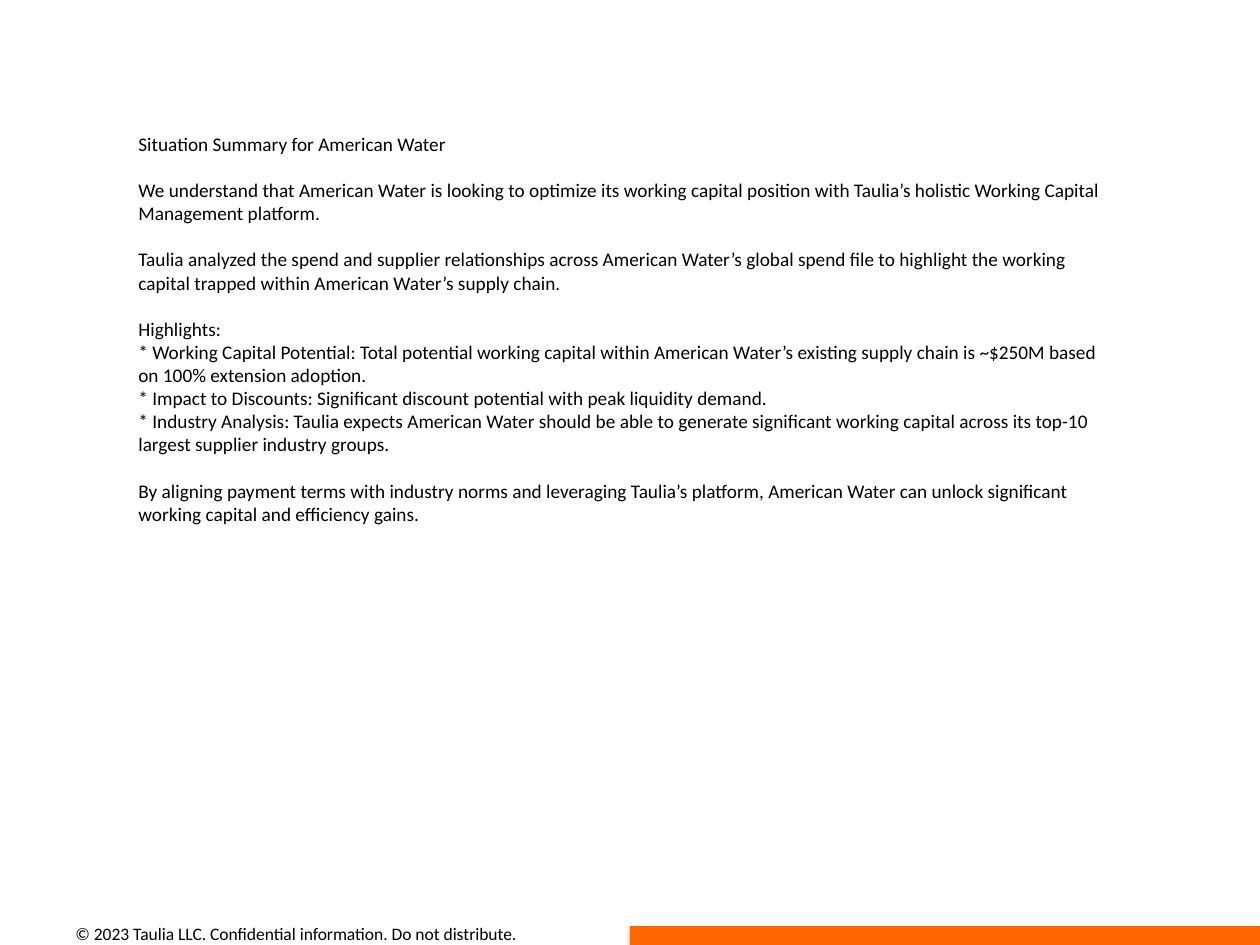
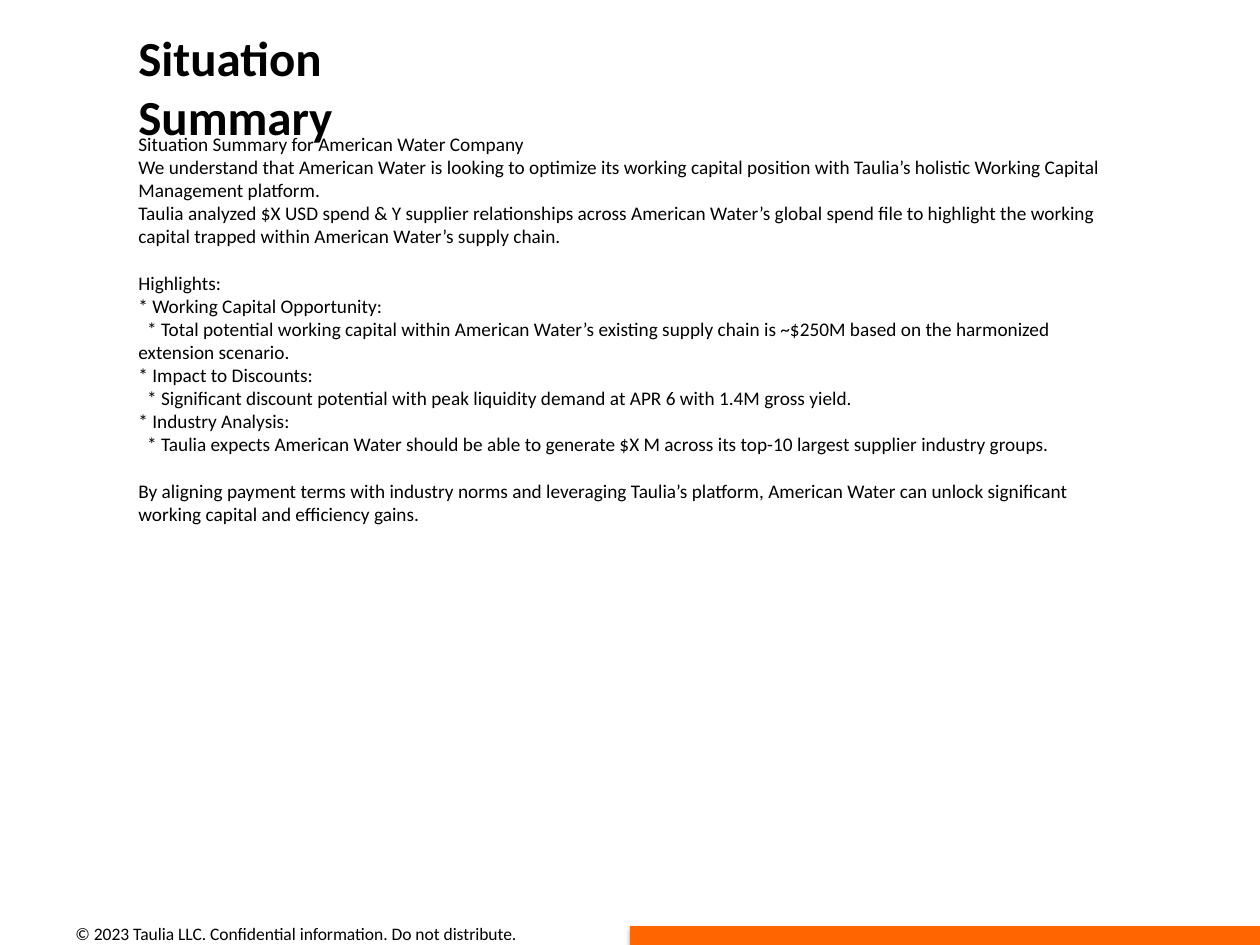
Before and after one commit to dimitarivanov-taulia/opportunity_deck_automation, a slide deck: slide 2 of presentations/opportunity_deck_American Water.pptx. Drawn at 1260x945 pixels with LibreOffice and Linux fonts; fonts in the diff are those of the drawing. Boxes give left, top, right and bottom in pixels: in the first picture for what was removed or moved away, otherwise in the second. Text is boxed around its words. In the diff, an @@ line names an element or a change of style, - is before the commit and + after.

```diff
--- a/presentations/opportunity_deck_American Water.pptx
+++ b/presentations/opportunity_deck_American Water.pptx
@@ text added at <box>138,41,332,147</box>, 28 pt, text #000000, bold @@
+Situation Summary
@@ text at <box>138,135,524,154</box>: text changed @@
-Situation Summary for American Water
+Situation Summary for American Water Company
@@ text at <box>138,206,1094,246</box>: text changed @@
-Taulia analyzed the spend and supplier relationships across American Water’s global spend file to highlight the working capital trapped within American Water’s supply chain.
+Taulia analyzed $X USD spend & Y supplier relationships across American Water’s global spend file to highlight the working capital trapped within American Water’s supply chain.
@@ text at <box>138,299,1049,455</box>: text changed @@
-* Working Capital Potential: Total potential working capital within American Water’s existing supply chain is ~$250M based on 100% extension adoption.
-* Impact to Discounts: Significant discount potential with peak liquidity demand.
-* Industry Analysis: Taulia expects American Water should be able to generate significant working capital across its top-10 largest supplier industry groups.
+* Working Capital Opportunity:
+* Total potential working capital within American Water’s existing supply chain is ~$250M based on the harmonized extension scenario.
+* Impact to Discounts:
+* Significant discount potential with peak liquidity demand at APR 6 with 1.4M gross yield.
+* Industry Analysis:
+* Taulia expects American Water should be able to generate $X M across its top-10 largest supplier industry groups.
```
Also in this commit, not shown: 1 other slide changed, 2 other files.
